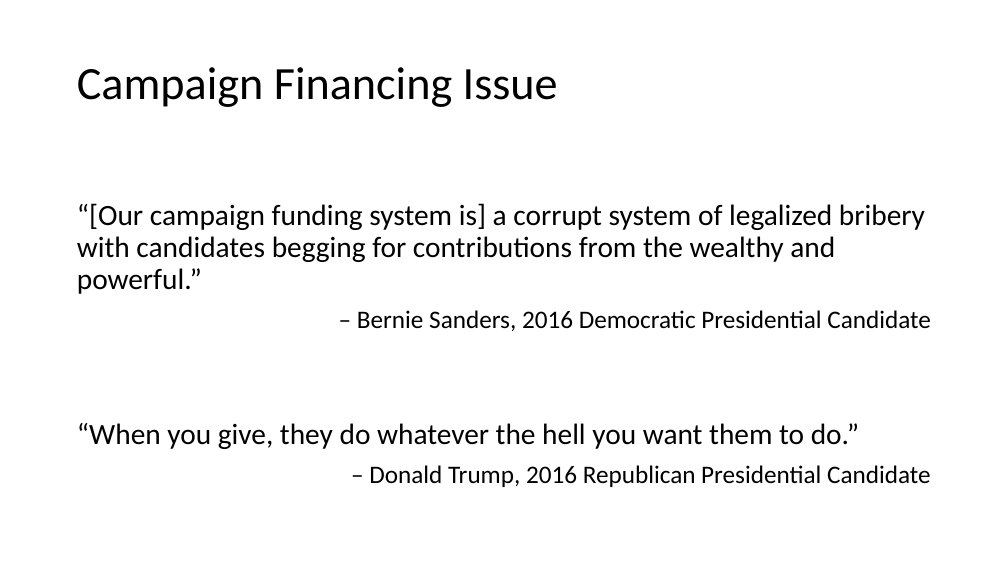
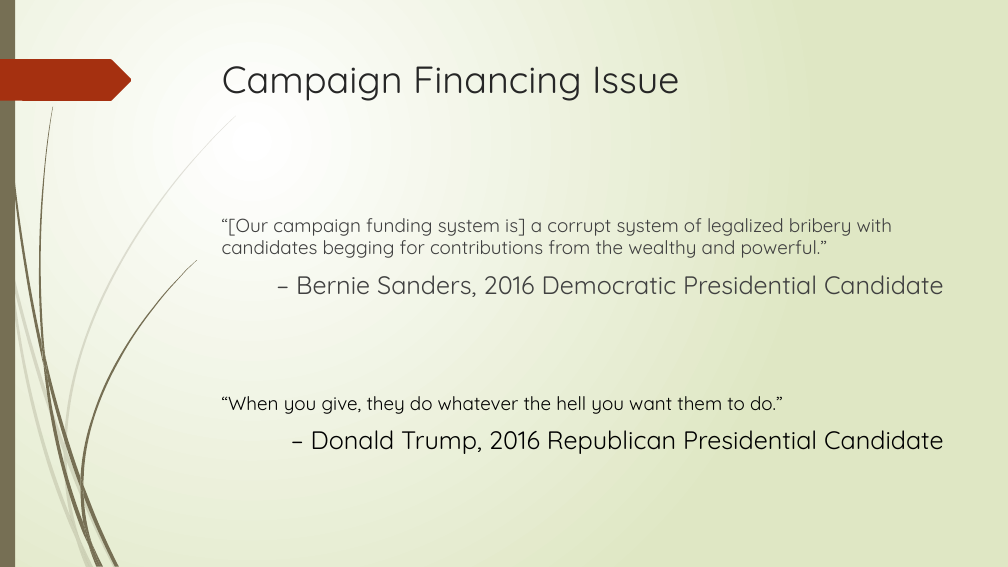
Before and after one commit to arifyali/50-percent-Chance-of-Awesome, a slide deck: slide 3 of Combined Slidedeck.pptx. Drawn at 1008x567 pixels with LibreOffice and Linux fonts; fonts in the diff are those of the drawing. Boxes give left, top, right and bottom in pixels: in the first picture for what was removed or moved away, otherwise in the second. Text is boxed around its words. In the diff, an @@ line names an element or a change of style, - is before the commit and + after.

```diff
--- a/Combined Slidedeck.pptx
+++ b/Combined Slidedeck.pptx
@@ background #FFFFFF to gradient #FFFFFF to #DFE8C4 @@
@@ rectangle added at box(0, 0, 15, 567), fill #766F54 @@
@@ freeform shape added at box(0, 59, 132, 101), fill #A53010 @@
@@ title "Campaign Financing Issue": place and size @@
-title "Campaign Financing Issue" at box(77, 67, 558, 107)
+title "Campaign Financing Issue" at box(222, 66, 679, 101)
@@ title "Campaign Financing Issue" at box(222, 66, 679, 101): size 44 to 36 pt, font Calibri to Quicksand, text colour #000000 to #262626; line spacing 0.9 to 1; vertical alignment middle to top @@
@@ text "“[Our campaign funding system is] ...": place and size @@
-text "“[Our campaign funding system is] ..." at box(77, 203, 931, 487)
+text "“[Our campaign funding system is] ..." at box(222, 218, 944, 454)
@@ text "“[Our campaign funding system is] ..." at box(222, 218, 944, 454): size 28 to 18 pt in "“[Our campaign funding system is] a corrupt ...", "“When you give, they do whatever the ..."; font Calibri to Quicksand; text colour #000000 to #404040 in "“[Our campaign funding system is] a corrupt ...", "– Bernie Sanders, 2016 Democratic Presidential Candidate"; line spacing 0.9 to 1 @@
@@ group added at box(0, 116, 236, 567): 10 freeform shapes @@
@@ group added at box(2, 0, 197, 567): 12 freeform shapes @@
```
Also in this commit, not shown: 27 other slides changed, 8 other files.
